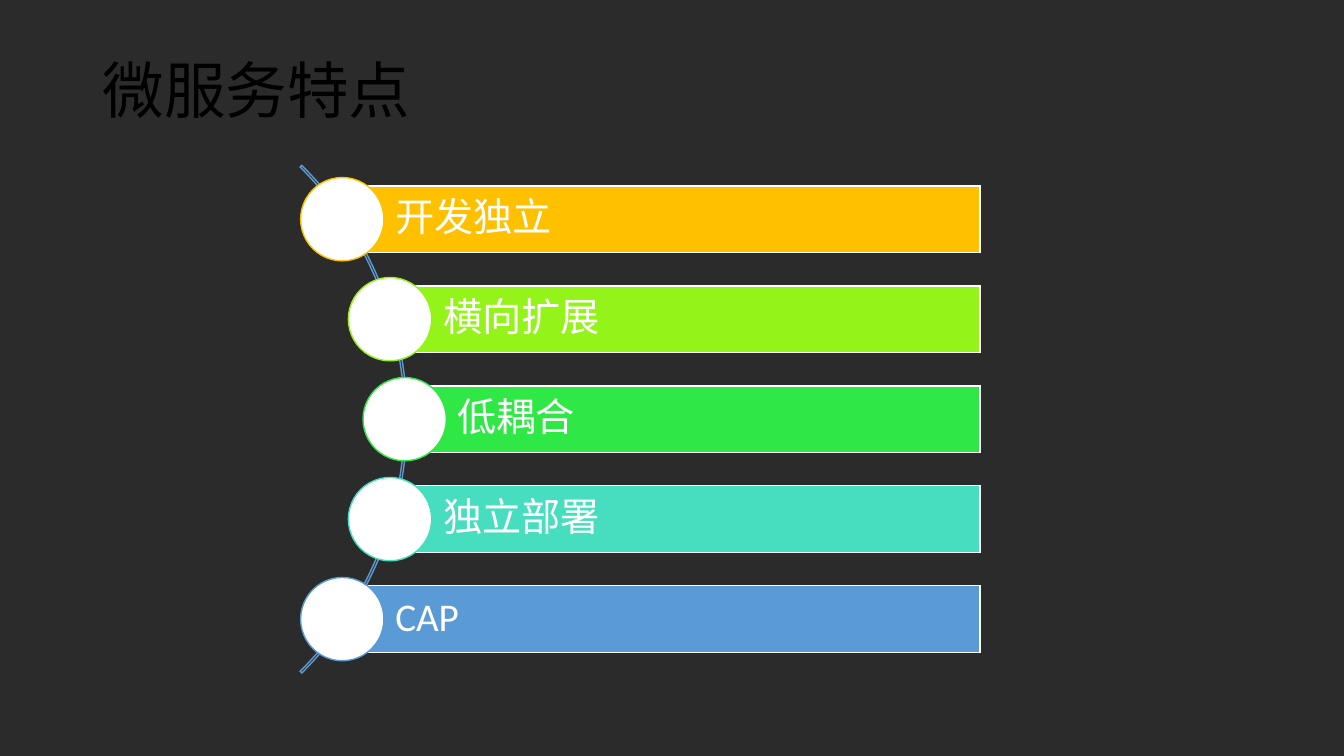
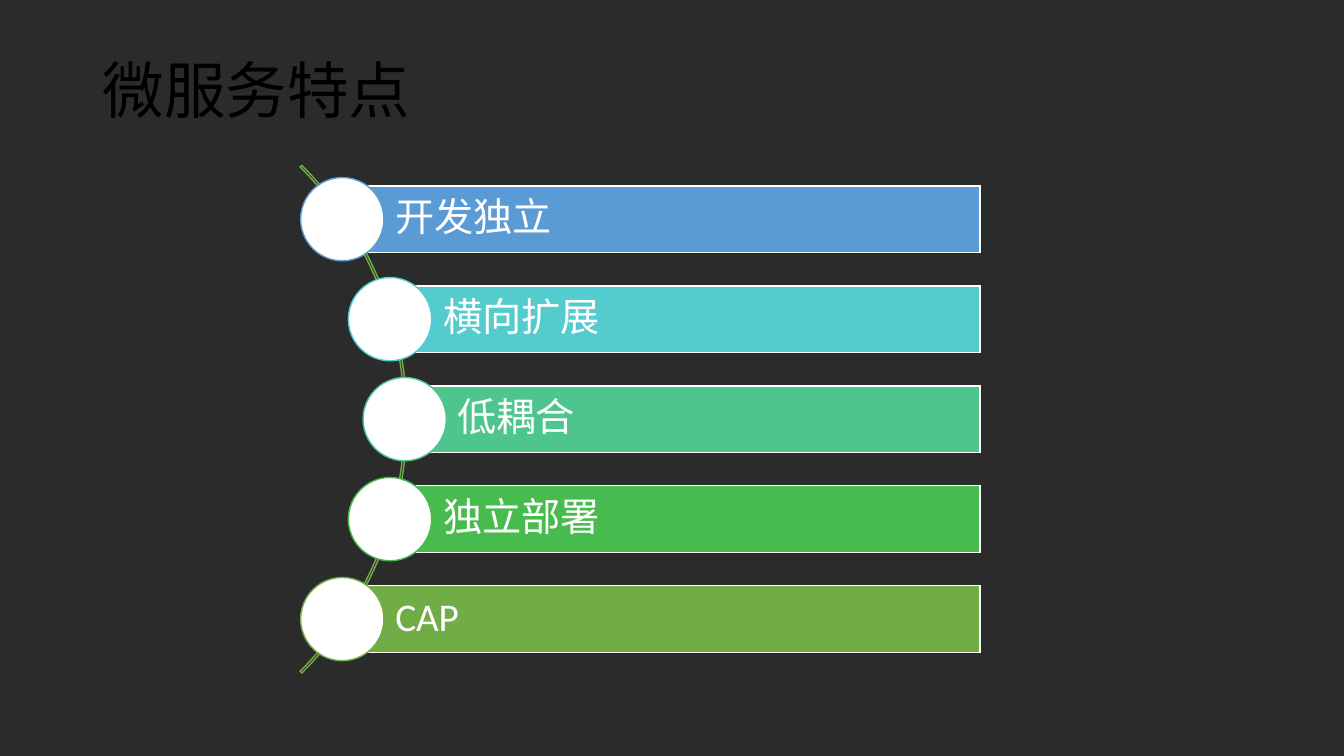
Before and after one commit to axzxs2001/HisMicroserviceSample, a slide deck: slide 3 of HisMicroserviceSample/Doc/基于.net core微服务.pptx. Drawn at 1344x756 pixels with LibreOffice and Linux fonts; fonts in the diff are those of the drawing; background and template pictures are left out; a plain dark background stands for a picture behind light text. Boxes give left, top, right and bottom in pixels: in the first picture for what was removed or moved away, otherwise in the second. Text is boxed around its words. In the diff, an @@ line names an element or a change of style, - is before the commit and + after.

```diff
--- a/HisMicroserviceSample/Doc/基于.net core微服务.pptx
+++ b/HisMicroserviceSample/Doc/基于.net core微服务.pptx
@@ arch (boxed as its full ring) at box(0, 60, 407, 756): outline #5B9BD5 1 pt to #70AD47 1 pt @@
@@ ellipse at box(300, 177, 384, 261): outline #FFC000 1 pt to #5B9BD5 1 pt @@
@@ rectangle at box(343, 186, 981, 252): fill #FFC000 to #5B9BD5 @@
@@ ellipse at box(349, 277, 433, 361): outline #94F319 1 pt to #54CCCD 1 pt @@
@@ rectangle at box(390, 286, 980, 353): fill #94F319 to #54CCCD @@
@@ ellipse at box(363, 378, 447, 462): outline #30E845 1 pt to #4DC58D 1 pt @@
@@ rectangle at box(405, 386, 981, 453): fill #30E845 to #4DC58D @@
@@ ellipse at box(349, 478, 433, 562): outline #46DEBF 1 pt to #48BB4F 1 pt @@
@@ rectangle at box(390, 486, 980, 553): fill #46DEBF to #48BB4F @@
@@ ellipse at box(300, 578, 384, 661): outline #5B9BD5 1 pt to #70AD47 1 pt @@
@@ rectangle at box(343, 586, 981, 652): fill #5B9BD5 to #70AD47 @@
```
Also in this commit, not shown: 4 other slides changed, 3 slides added, 2 slides removed.
